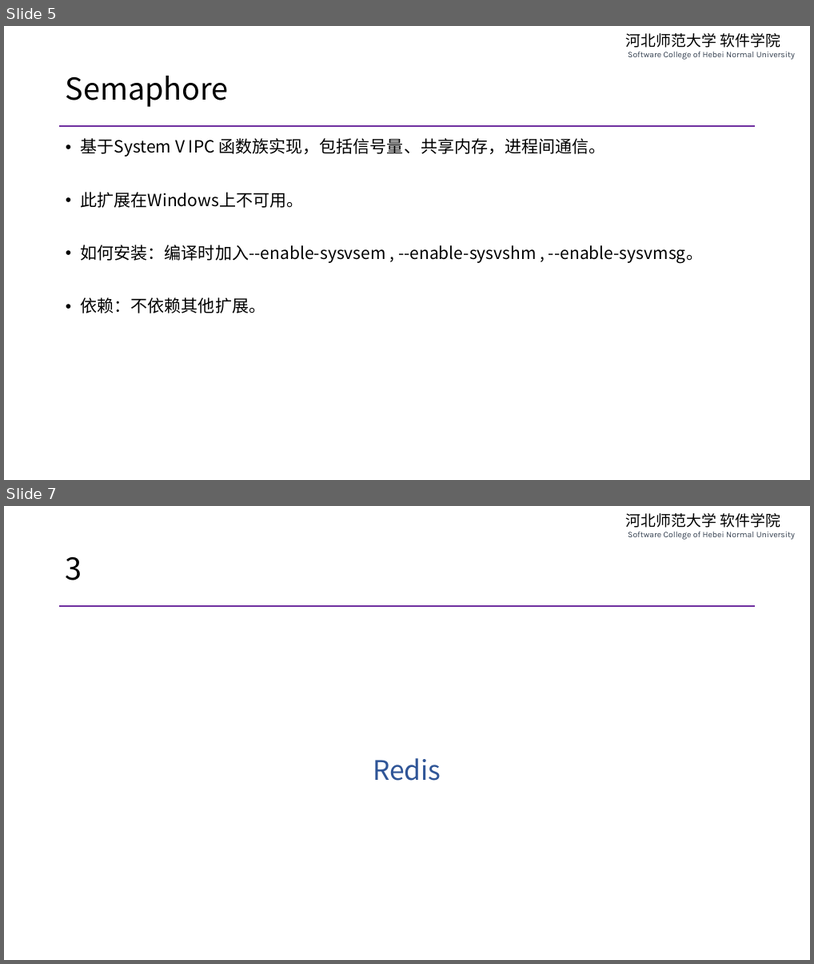
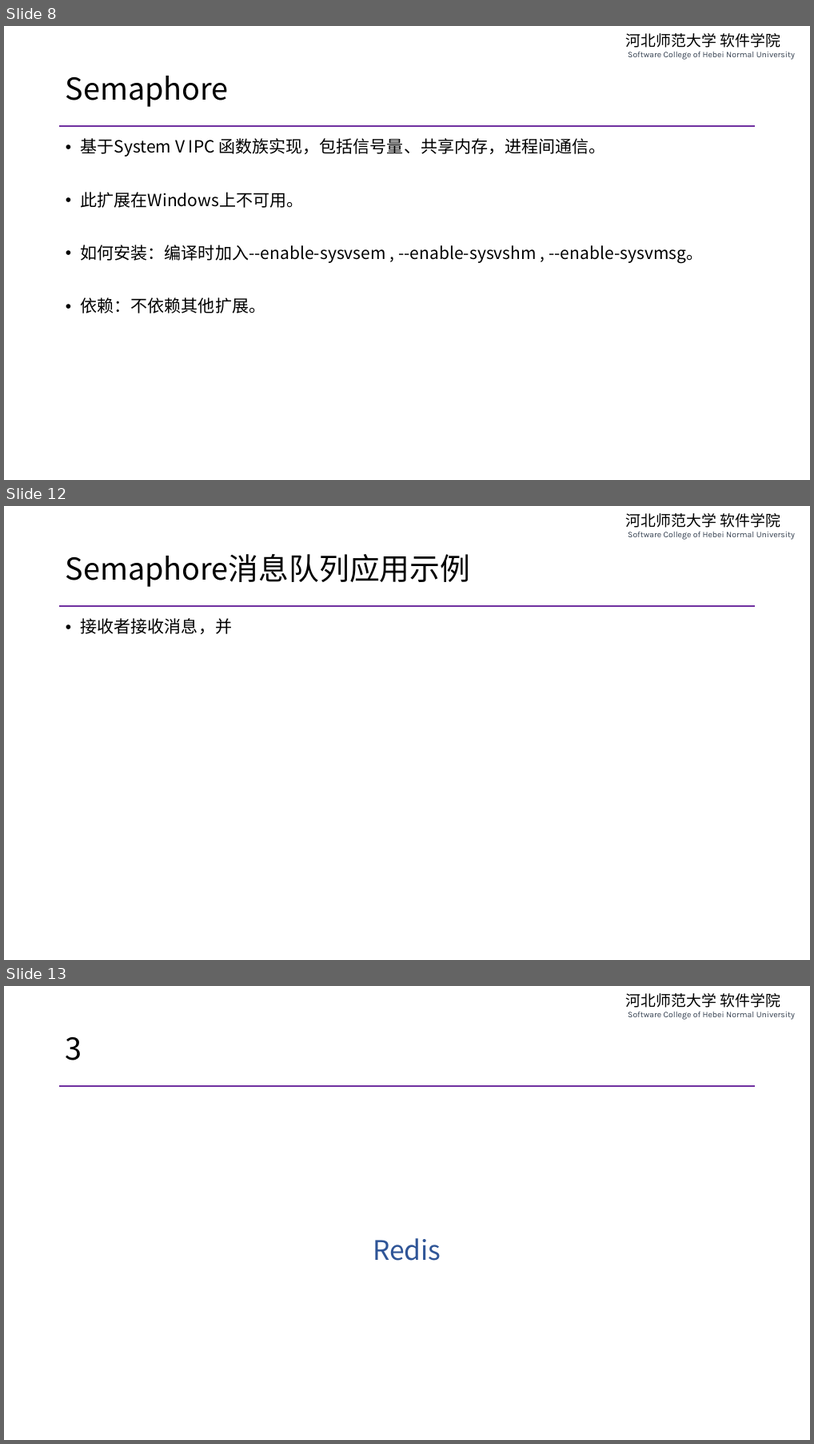
Before and after one commit to edu2act/course-php-serverside-development-on-linux, a slide deck: materials/slides/ch07-message-queue.pptx. Shown one above the other, each under a label of ours: slides 5 and 7 before the commit, slides 8, 12 and 13 after it; the slides between them are not shown. The pictures are 814x964 and 814x1444 pixels, drawn with LibreOffice and Linux fonts; fonts in the diff are those of the drawing. Boxes give left, top, right and bottom in pixels: in the first picture for what was removed or moved away, otherwise in the second. Text is boxed around its words. In the diff, an @@ line names an element or a change of style, - is before the commit and + after.

```diff
--- a/materials/slides/ch07-message-queue.pptx
+++ b/materials/slides/ch07-message-queue.pptx
@@ slide 12 added at bbox=[4, 506, 810, 960], background #FFFFFF; not listed: 2 template elements that a slide beside it also shows @@
@@ title added at bbox=[66, 554, 471, 587], 36 pt, text #000000 @@
+Semaphore消息队列应用示例
@@ text added at bbox=[81, 618, 232, 634], 20 pt, text #000000 @@
+• 接收者接收消息，并
@@ what was slide 5 is now slide 8 @@
@@ what was slide 7 is now slide 13 @@
```
Also in this commit, not shown: 3 slides changed, 6 other slides added, 10 other files.
